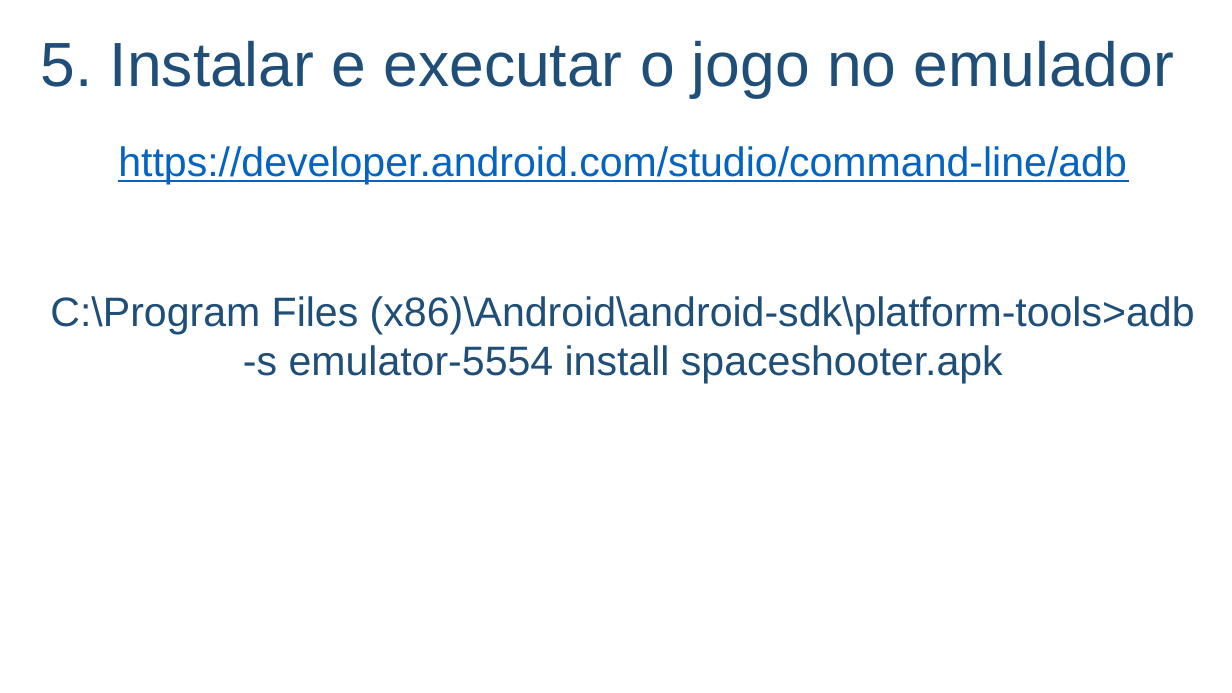
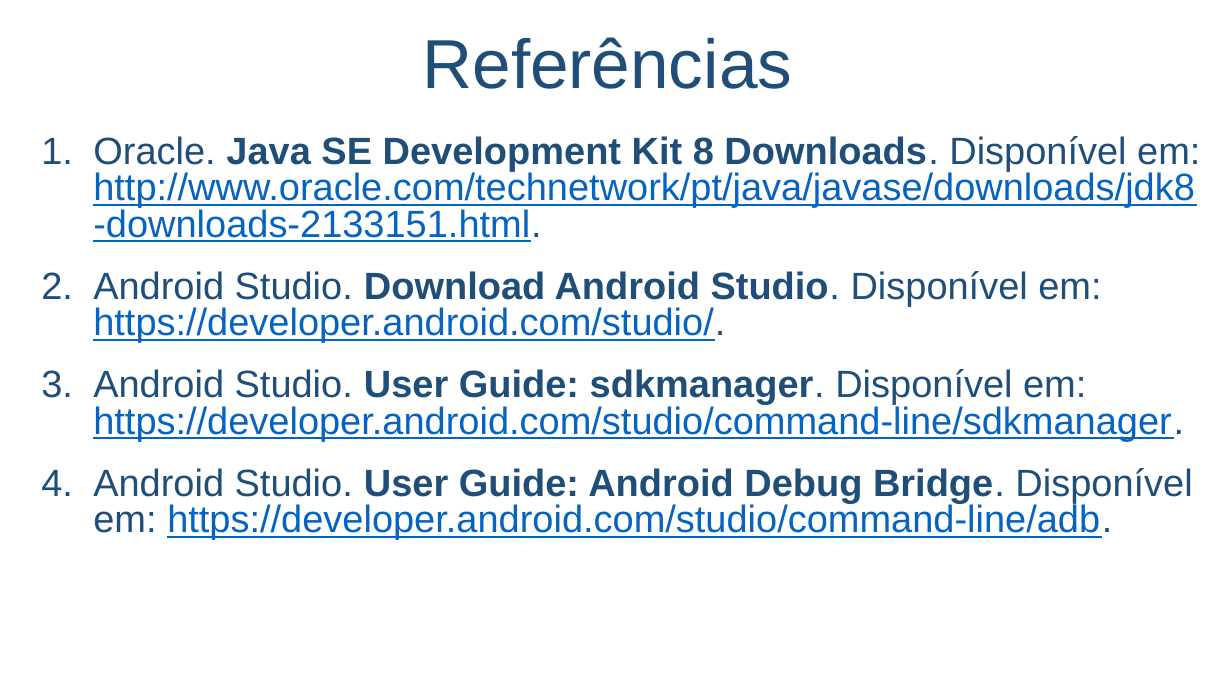
Before and after one commit to salmo-jr/public-slides, a slide deck: slide 38 of building-games-for-Android.pptx (slide 37 before the commit). Drawn at 1232x693 pixels with LibreOffice and Linux fonts; fonts in the diff are those of the drawing; background and template pictures are left out. Boxes give left, top, right and bottom in pixels: in the first picture for what was removed or moved away, otherwise in the second. Text is boxed around its words. In the diff, an @@ line names an element or a change of style, - is before the commit and + after.

Commit message:
atualização dos slides para 2019; inserção do slide de referências

```diff
--- a/building-games-for-Android.pptx
+++ b/building-games-for-Android.pptx
@@ title at box(423, 37, 793, 89): text changed; size 48.6 to 54 pt @@
-5. Instalar e executar o jogo no emulador
+Referências
@@ text at box(93, 136, 1200, 540): text changed; size 32 to 29.6 pt; text colour #1F4E79 to #0563C1 @@
-https://developer.android.com/studio/command-line/adb
-C:\Program Files (x86)\Android\android-sdk\platform-tools>adb -s emulator-5554 install spaceshooter.apk
+1. Oracle. Java SE Development Kit 8 Downloads. Disponível em: http://www.oracle.com/technetwork/pt/java/javase/downloads/jdk8-downloads-2133151.html.
+2. Android Studio. Download Android Studio. Disponível em: https://developer.android.com/studio/.
+3. Android Studio. User Guide: sdkmanager. Disponível em: https://developer.android.com/studio/command-line/sdkmanager.
+4. Android Studio. User Guide: Android Debug Bridge. Disponível em: https://developer.android.com/studio/command-line/adb.
```
Also in this commit, not shown: 1 other slide changed, 2 slides added, 1 slide removed.
